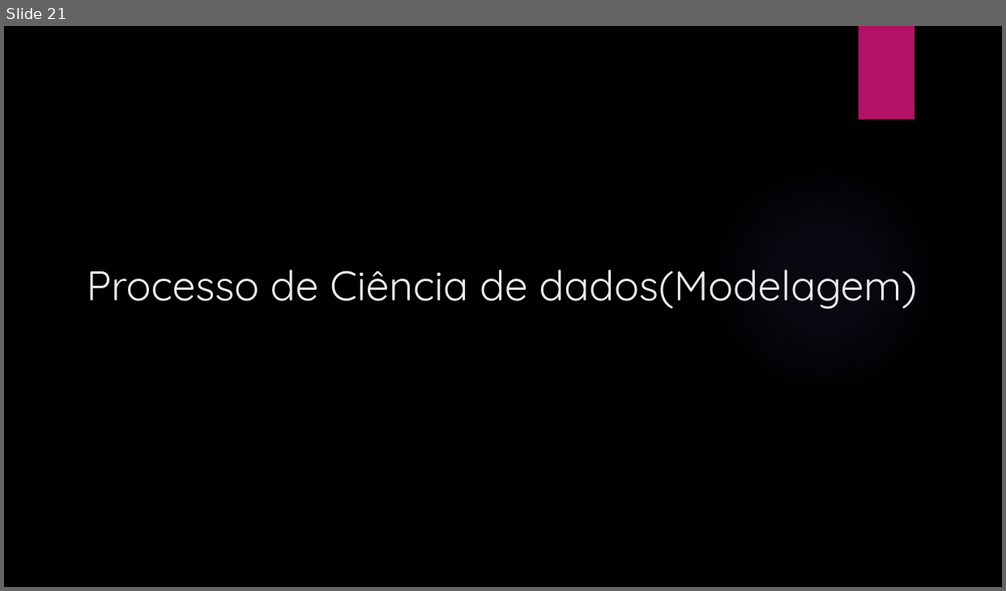
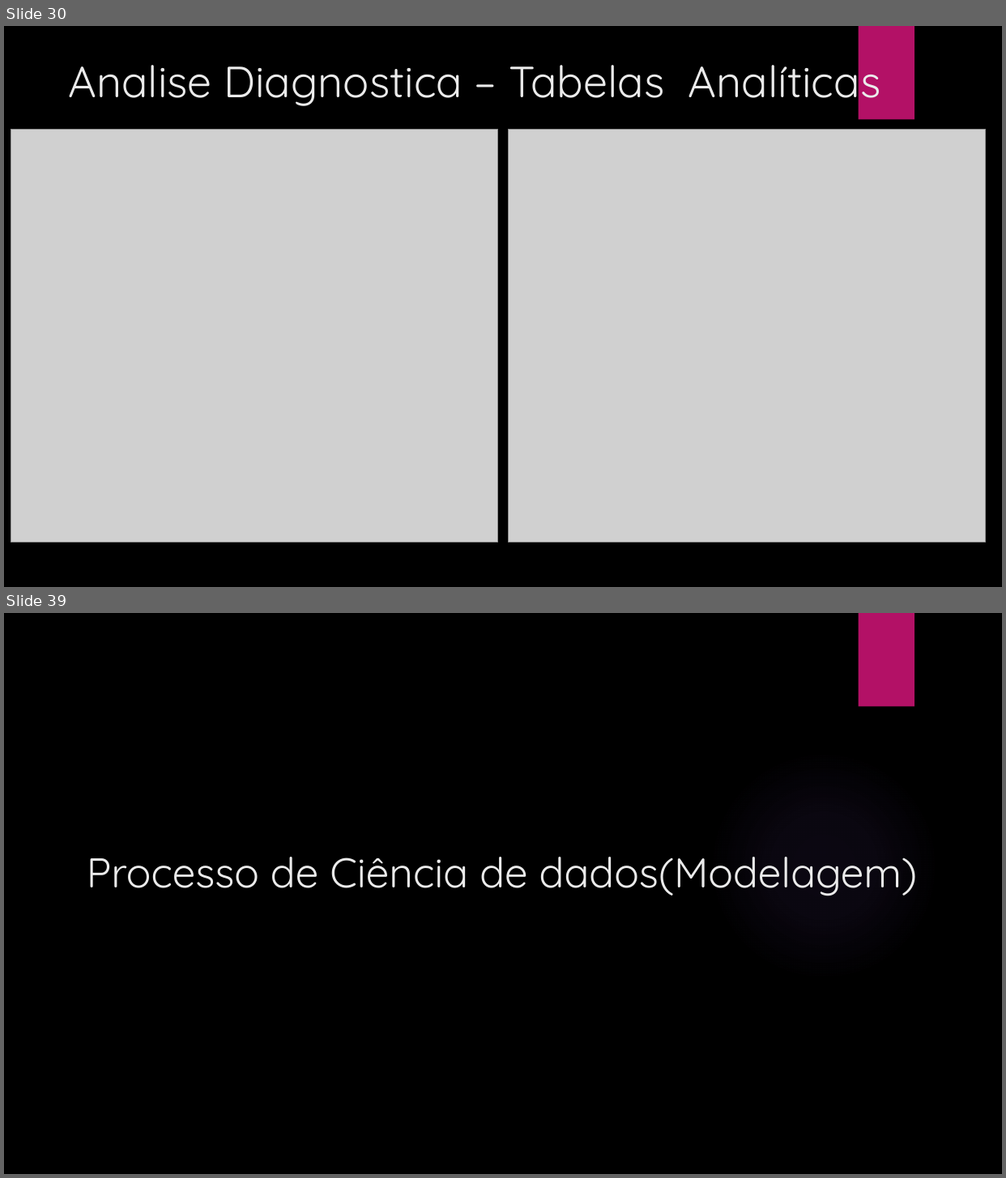
Before and after one commit to elvitin/students_perfomance_topicos_i, a slide deck: docs/Apresentacaotopicos.pptx. Shown one above the other, each under a label of ours: slide 21 before the commit, slides 30 and 39 after it; the slides between them are not shown. The pictures are 1006x591 and 1006x1178 pixels, drawn with LibreOffice and Linux fonts; fonts in the diff are those of the drawing; grey boxes stand for pictures; background and template pictures are left out. Boxes give left, top, right and bottom in pixels: in the first picture for what was removed or moved away, otherwise in the second. Text is boxed around its words. In the diff, an @@ line names an element or a change of style, - is before the commit and + after.

```diff
--- a/docs/Apresentacaotopicos.pptx
+++ b/docs/Apresentacaotopicos.pptx
@@ slide 30 added at <box>4,26,1002,587</box>, background picture (left out); not listed: 1 template element that a slide beside it also shows @@
@@ title added at <box>68,52,881,109</box>, 42 pt, text #EBEBEB @@
+Analise Diagnostica – Tabelas Analíticas
@@ picture added at <box>10,130,497,543</box> @@
@@ picture added at <box>509,130,986,543</box> @@
@@ what was slide 21 is now slide 39 @@
```
Also in this commit, not shown: 2 slides changed, 21 other slides added, 4 slides removed, 4 other files.
